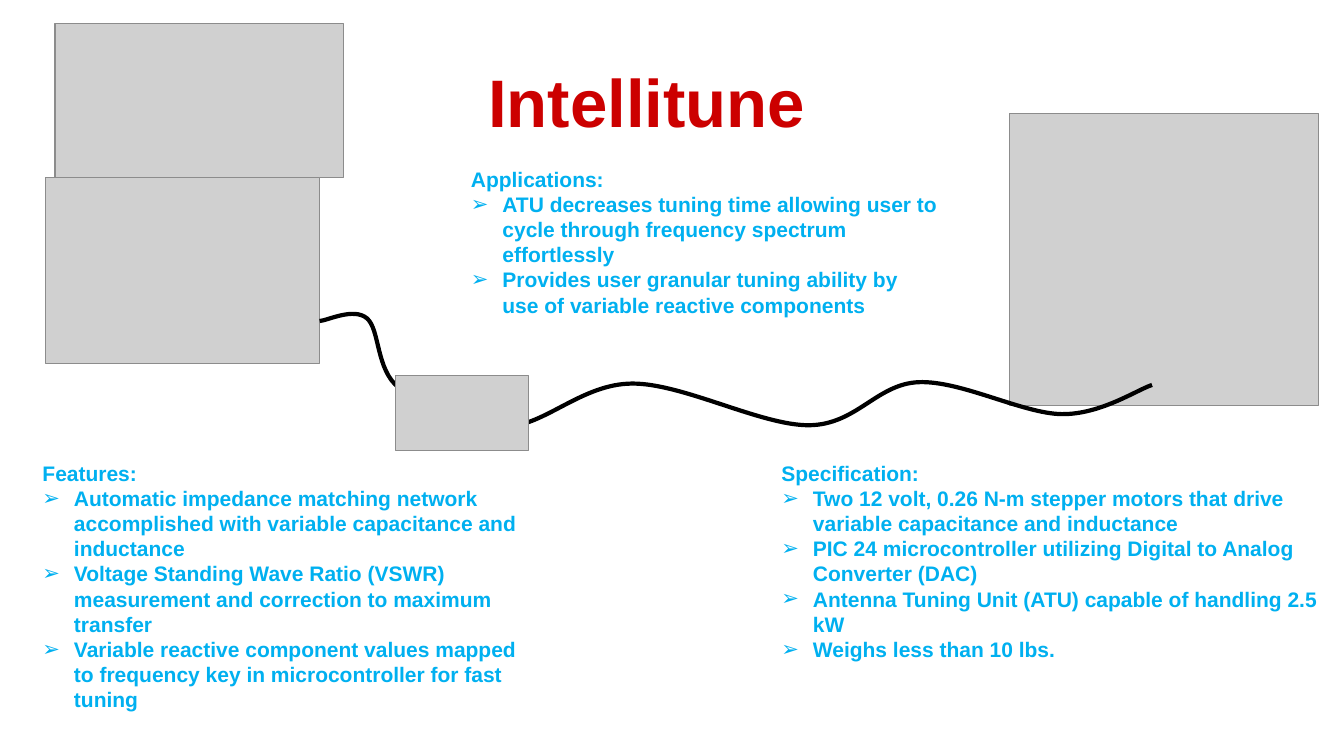
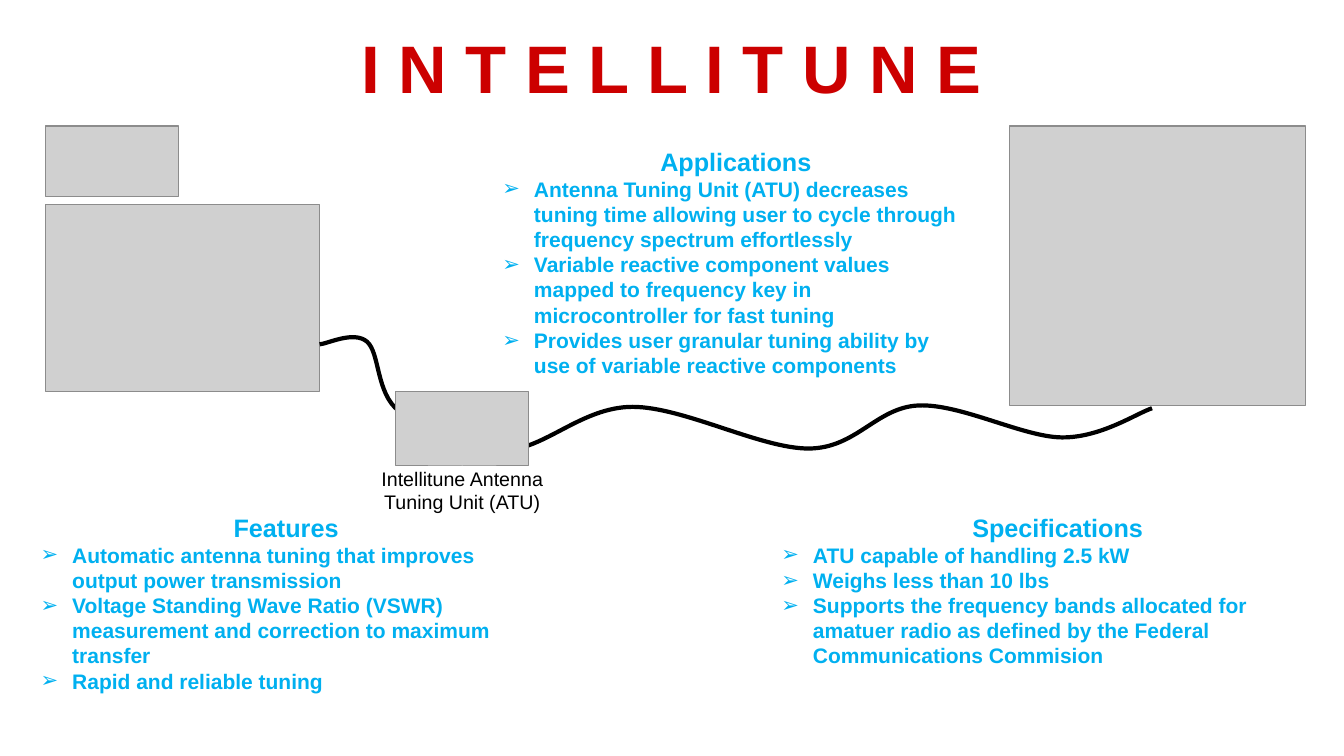
Before and after one commit to pperanich/senior-design-site, a slide deck: slide 1 of docs/Intellitune_ProductSpecification_Final.pptx. Drawn at 1344x756 pixels with LibreOffice and Linux fonts; fonts in the diff are those of the drawing; grey boxes stand for pictures. Boxes give left, top, right and bottom in pixels: in the first picture for what was removed or moved away, otherwise in the second. Text is boxed around its words. In the diff, an @@ line names an element or a change of style, - is before the commit and + after.

```diff
--- a/docs/Intellitune_ProductSpecification_Final.pptx
+++ b/docs/Intellitune_ProductSpecification_Final.pptx
@@ text at box(361, 46, 982, 94): text changed @@
-Intellitune
+I N T E L L I T U N E
@@ picture: place and size @@
-picture at box(55, 24, 345, 177)
+picture at box(45, 126, 178, 197)
@@ text "Applications": place and size @@
-text "Applications" at box(471, 171, 937, 317)
+text "Applications" at box(534, 152, 956, 378)
@@ picture: place and size @@
-picture at box(1010, 113, 1320, 405)
+picture at box(1010, 126, 1306, 405)
@@ text at box(534, 152, 956, 327): text changed @@
-Applications:
-➢ ATU decreases tuning time allowing user to cycle through frequency spectrum effortlessly
+Applications
+➢ Antenna Tuning Unit (ATU) decreases tuning time allowing user to cycle through frequency spectrum effortlessly
+➢ Variable reactive component values mapped to frequency key in microcontroller for fast tuning
@@ picture: place and size @@
-picture at box(45, 177, 320, 364)
+picture at box(45, 205, 320, 391)
@@ freeform shape: place and size @@
-freeform shape at box(320, 314, 1152, 426)
+freeform shape at box(320, 337, 1152, 450)
@@ text at box(534, 332, 929, 378): indent changed @@
@@ picture: place and size @@
-picture at box(396, 375, 529, 450)
+picture at box(396, 391, 529, 466)
@@ text added at box(381, 471, 543, 513), 14 pt, text #000000 @@
+Intellitune Antenna Tuning Unit (ATU)
@@ text "Features": place and size @@
-text "Features" at box(42, 466, 516, 712)
+text "Features" at box(72, 519, 490, 693)
@@ text at box(72, 519, 474, 592): text changed @@
-Features:
-➢ Automatic impedance matching network accomplished with variable capacitance and inductance
+Features
+➢ Automatic antenna tuning that improves output power transmission
@@ text at box(813, 518, 1247, 664): text changed @@
-Specification:
-➢ Two 12 volt, 0.26 N-m stepper motors that drive variable capacitance and inductance
-➢ PIC 24 microcontroller utilizing Digital to Analog Converter (DAC)
-➢ Antenna Tuning Unit (ATU) capable of handling 2.5 kW
-➢ Weighs less than 10 lbs.
+Specifications
+➢ ATU capable of handling 2.5 kW
+➢ Weighs less than 10 lbs
+➢ Supports the frequency bands allocated for amatuer radio as defined by the Federal Communications Commision
@@ text at box(72, 597, 490, 664): indent changed @@
@@ text at box(72, 673, 323, 693): text changed @@
-➢ Variable reactive component values mapped to frequency key in microcontroller for fast tuning
+➢ Rapid and reliable tuning
```
Also in this commit, not shown: 1 other file.
